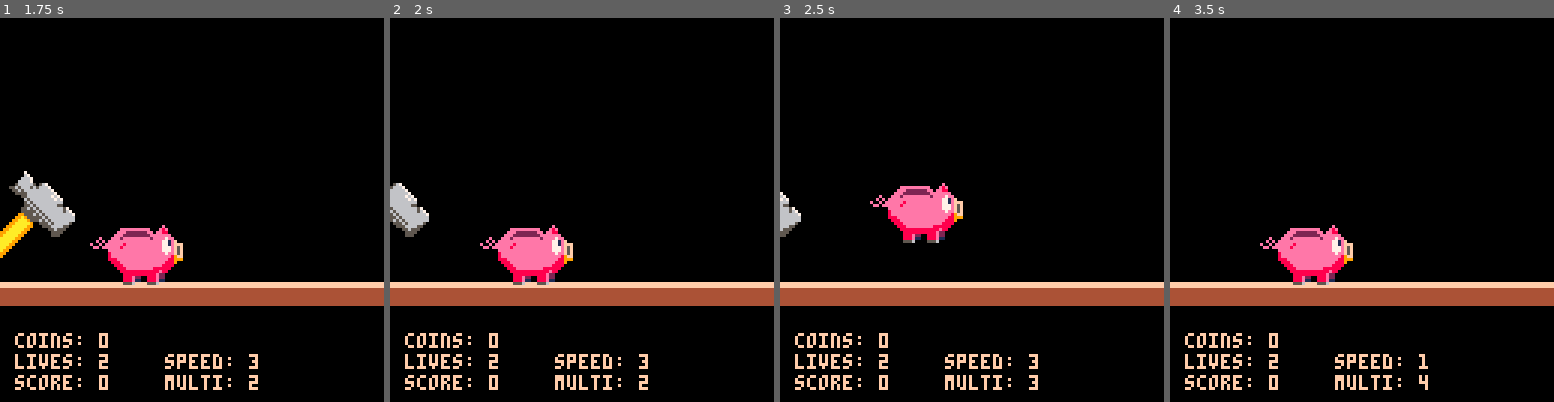
Above: before the commit, frames 1-4 (left to right).
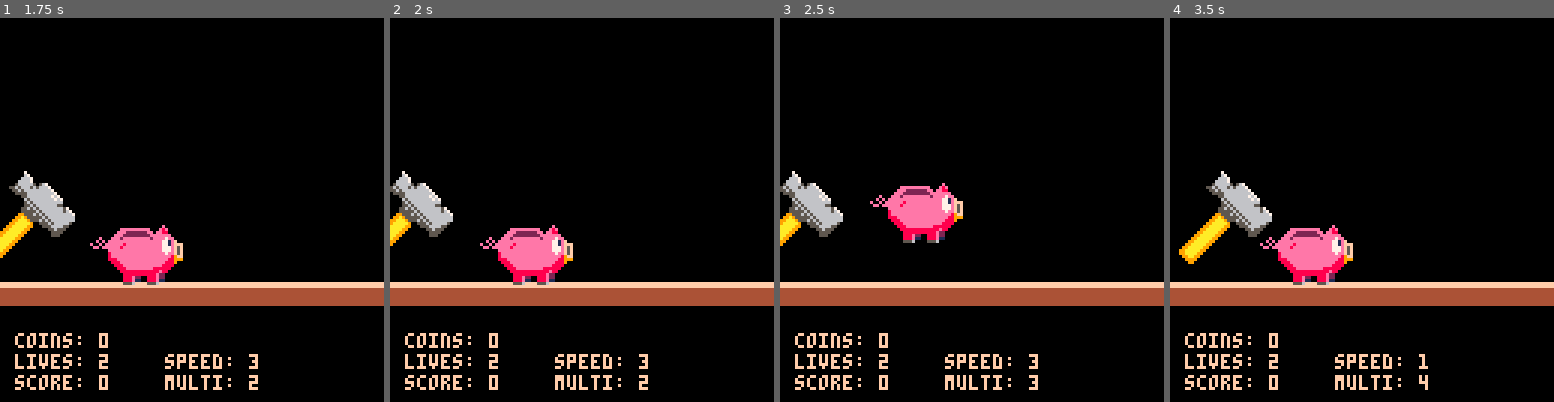
Above: after the commit, the same moments.

Repository: Houzvicka/ld44
Game: PICO-8 cartridge piggy.p8
Same seed, same stepped clock (60 frames per second), same inputs: the game is played once before the commit and once after it.
Inputs:
- Up to frame 1 (1.75 s): tap X (X key) at 0.33, 1.07 s; tap O (Z key) at 0.7, 1.7 s; hold Right from 1.6 s (still down)
- Up to frame 2 (2 s): keep holding Right; tap X (X key) at 1.85 s
- Up to frame 3 (2.5 s): release Right at 2.1 s; tap O (Z key) at 2.1 s; hold Up 2.15-2.42 s; hold Right from 2.47 s (still down)
- Up to frame 4 (3.5 s): tap O (Z key) at 2.5, 2.9, 3.3 s; tap X (X key) at 2.97 s; release Right at 3.03 s; hold Left from 3.08 s (still down)

Frame 1 is identical in both runs. In frame 2, 1.8% of the frame differs, in the area x 0-17%, y 39-60%; in frame 3, 1.8%; in frame 4, 2.1%, in the area x 2-27%, y 39-65%.

Commit message:
particles; *.*

Diff:
--- a/piggy.p8
+++ b/piggy.p8
@@ -87,6 +87,7 @@
 	 draw_player()
 	 draw_coins()
 	 draw_poops()
+	 draw_particles()
 
 	 --draw score
 	 print("coins: "..player.ncoin, player.x - 25, 105)
@@ -226,7 +227,7 @@
 coin_timer = 1
 --coin sprite
 cs={12,13,14,15,14,13}
-
+particles = {}
 poops = {}
 
 function move_coins()
@@ -235,6 +236,11 @@
  	check_collision(c)
  	animate_coin(c)
  end
+
+ for p in all(particles) do
+ 	move_particle(p)
+ end
+
 end
 
 function draw_coins()
@@ -290,6 +296,23 @@
 	del(coins, coin)
 	player.ncoin+=1
 	add_score()
+	particle = {}
+	particle.x = coin.x
+	particle.y = coin.y
+	add(particles,particle)
+	if(#particles > 2) then
+		del(particles,particles[0])
+	end
+end
+
+function draw_particles()
+	for p in all(particles) do
+ 	draw_particle(p)
+ end
+end
+
+function draw_particle(p)
+	spr(132,p.x,p.y)
 end
 
 function lose_coin()
@@ -326,6 +349,10 @@
 	poo.x -= curr_speed
 end
 
+function move_particle(p)
+	p.x -= curr_speed*2
+end
+
 function draw_poop(poo)
 	spr(poo.sprite,poo.x,poo.y,2,2)
 end
@@ -366,6 +393,7 @@
 	end
 
 	hammer.x = min(hammer.x,player.x-10)
+	hammer.x = max(-10,hammer.x)
 end
 
 last = false
@@ -591,11 +619,11 @@
 00000000000555600005556000000000000000000000011110000111100000000000000000055560000555600000000000000000000001111000011110000000
 0000000000000000000000000000000000000000000000000000000000000000000000000000000000000000000000000000000000000000888aaaaaaaaaa888
 00000000000000700000700070000000000000000000000000000000000000000000000000000000000000000000000000000000000000008ef8aaaaaaaa8ef8
-00007000700007000007000700007000000000000000000000000000000000000000000000000000000000000000000000000000000000008ee8888888888ee8
-000700070000700000070000000700000000000000000000000000000000000000000000000000000000000000000000000000000000000088eeeeeeeeeeee88
+00007000700007000007000700007000000090000000000000000000000000000000000000000000000000000000000000000000000000008ee8888888888ee8
+000700070000700000070000000700000007007000000000000000000000000000000000000000000000000000000000000000000000000088eeeeeeeeeeee88
 0000700000000700000700000000700000000000000000000000000000000000000000000000000000000000000000000000000000000000aa8eeeeeeeeee8aa
-0000700000007000000070000000070000000000000000000000000000000000000000000000000000000000000000000000000000000000aa8eeeeeeeeee8aa
-0007000970000000000000097000700000000000000000000000000000000000000000000000000000000000000000000000000000000000aa1c77eeeecc77aa
+0000700000007000000070000000070000900000000000000000000000000000000000000000000000000000000000000000000000000000aa8eeeeeeeeee8aa
+000700097000000000000009700070000a000000000000000000000000000000000000000000000000000000000000000000000000000000aa1c77eeeecc77aa
 0000009aa70000000000009aa700000000000000000000000000000000000000000000000000000000000000000000000000000000000000aa1c77eeeecc77aa
 000000997a000000000000997a00000000000000000000000000000000000000000000000000000000000000000000000000000000000000aa1ccceeeeccc1aa
 000000999a000000000000999a00000000000000000000000000000000000000000000000000000000000000000000000000000000000000aa1cccffffccc1aa
